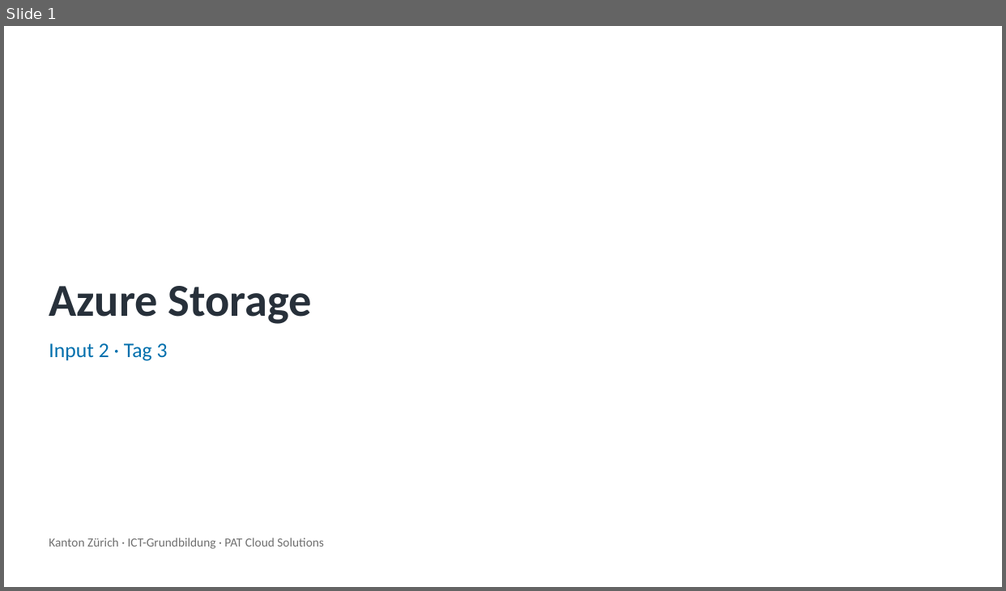
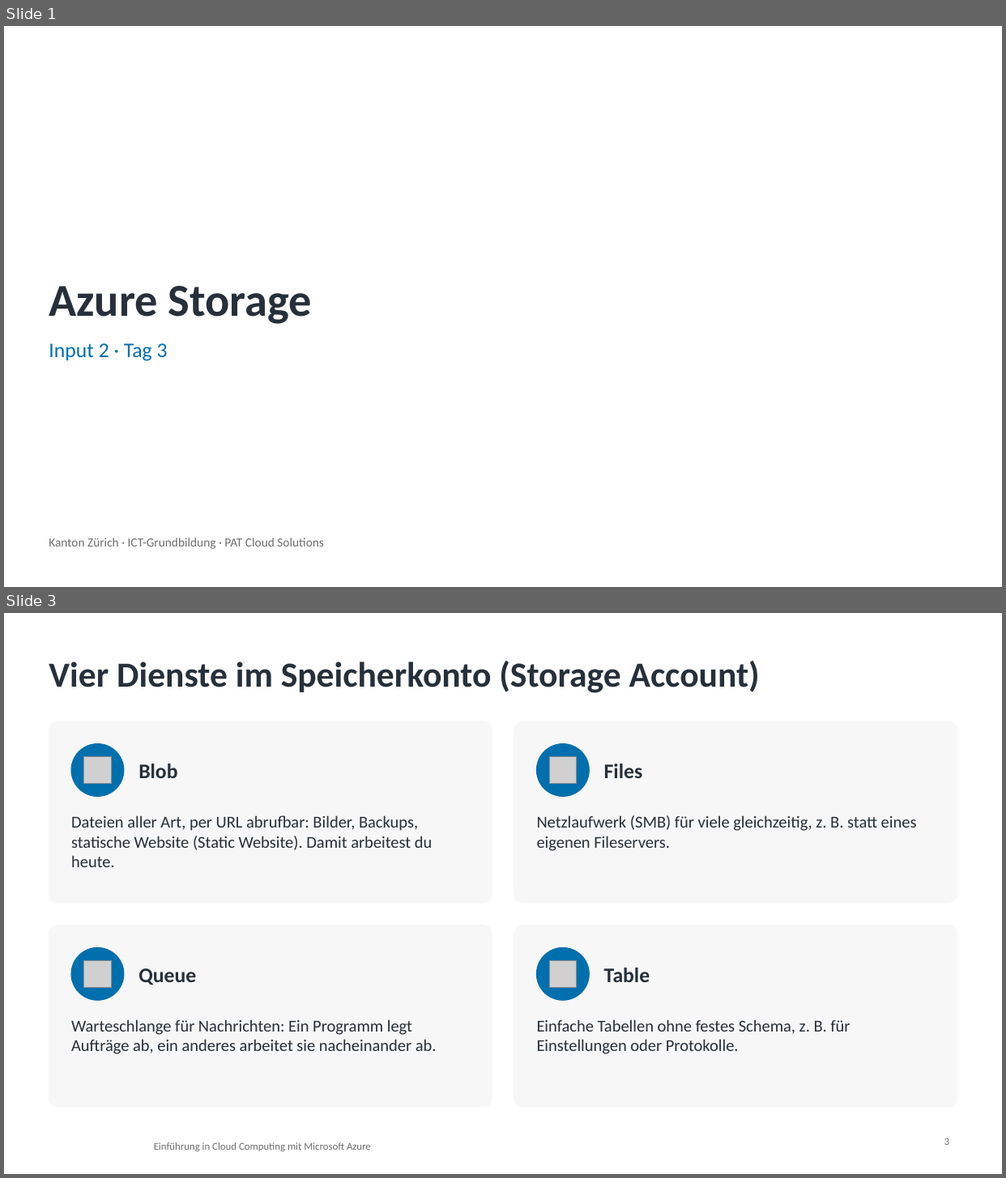
Before and after one commit to pat-teacher/azure-basics-training, a slide deck: praesentationen/input-05-azure-storage.pptx. Shown one above the other, each under a label of ours: slide 1 before the commit, slides 1 and 3 after it; the slides between them are not shown. The pictures are 1006x591 and 1006x1178 pixels, drawn with LibreOffice and Linux fonts; fonts in the diff are those of the drawing; grey boxes stand for pictures; background and template pictures are left out. Boxes give left, top, right and bottom in pixels: in the first picture for what was removed or moved away, otherwise in the second. Text is boxed around its words. In the diff, an @@ line names an element or a change of style, - is before the commit and + after.

Commit message:
Update course materials: enhance Azure Compute and Storage content with detailed explanations and examples

```diff
--- a/praesentationen/input-05-azure-storage.pptx
+++ b/praesentationen/input-05-azure-storage.pptx
@@ slide 3 added at <box>4,613,1002,1174</box>, background #FFFFFF @@
@@ title added at <box>49,661,760,693</box>, 34 pt, text #27303A, bold @@
+Vier Dienste im Speicherkonto (Storage Account)
@@ rounded rectangle added at <box>49,722,492,903</box>, fill #F7F7F7, outline #F7F7F7 1 pt @@
@@ rounded rectangle added at <box>514,722,957,903</box>, fill #F7F7F7, outline #F7F7F7 1 pt @@
@@ ellipse added at <box>71,744,124,796</box>, fill #006FAD, outline #006FAD 1 pt @@
@@ picture added at <box>84,756,111,784</box> @@
@@ ellipse added at <box>537,744,590,796</box>, fill #006FAD, outline #006FAD 1 pt @@
@@ picture added at <box>549,756,576,784</box> @@
@@ text added at <box>138,764,177,778</box>, 20 pt, text #27303A, bold @@
+Blob
@@ text added at <box>604,764,643,778</box>, 20 pt, text #27303A, bold @@
+Files
@@ text added at <box>71,815,432,867</box>, 16 pt, text #27303A @@
+Dateien aller Art, per URL abrufbar: Bilder, Backups, statische Website (Static Website). Damit arbeitest du heute.
@@ text added at <box>537,815,917,851</box>, 16 pt, text #27303A @@
+Netzlaufwerk (SMB) für viele gleichzeitig, z. B. statt eines eigenen Fileservers.
@@ rounded rectangle added at <box>49,925,492,1106</box>, fill #F7F7F7, outline #F7F7F7 1 pt @@
@@ rounded rectangle added at <box>514,925,957,1106</box>, fill #F7F7F7, outline #F7F7F7 1 pt @@
@@ ellipse added at <box>71,948,124,1000</box>, fill #006FAD, outline #006FAD 1 pt @@
@@ ellipse added at <box>537,948,590,1000</box>, fill #006FAD, outline #006FAD 1 pt @@
@@ picture added at <box>84,960,111,987</box> @@
@@ text added at <box>138,969,196,986</box>, 20 pt, text #27303A, bold @@
+Queue
@@ picture added at <box>549,960,576,987</box> @@
@@ text added at <box>604,968,650,982</box>, 20 pt, text #27303A, bold @@
+Table
@@ text added at <box>71,1020,437,1054</box>, 16 pt, text #27303A @@
+Warteschlange für Nachrichten: Ein Programm legt Aufträge ab, ein anderes arbeitet sie nacheinander ab.
@@ text added at <box>537,1020,850,1054</box>, 16 pt, text #27303A @@
+Einfache Tabellen ohne festes Schema, z. B. für Einstellungen oder Protokolle.
@@ text added at <box>154,1143,371,1152</box>, 10 pt, text #6F6F6F @@
+Einführung in Cloud Computing mit Microsoft Azure
@@ page number added at <box>944,1139,949,1145</box>, 10 pt, text #6F6F6F @@
+3
```
Also in this commit, not shown: 1 slide changed, 1 slide removed, 6 other files.
